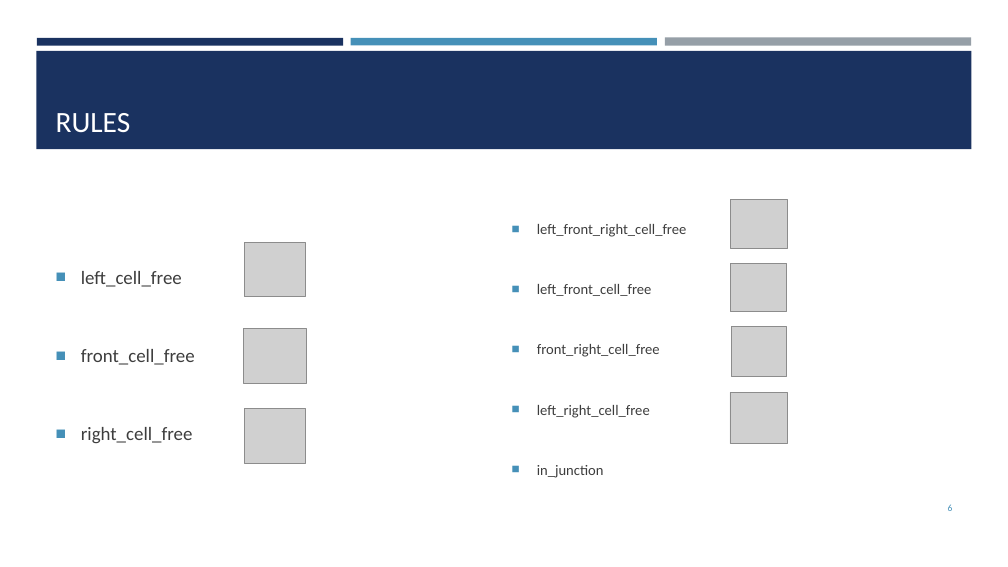
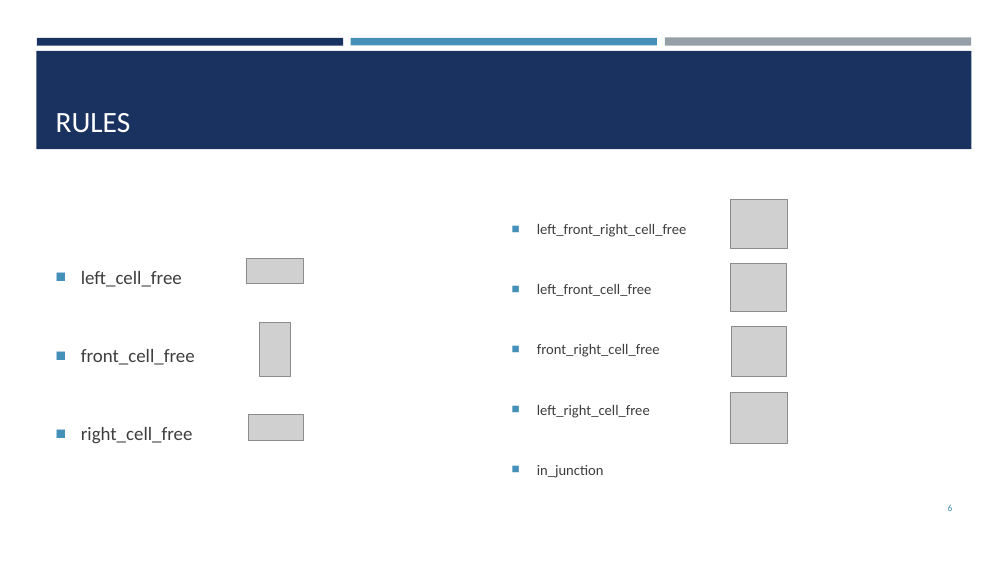
Before and after one commit to agaitanis/msc_ias, a slide deck: slide 6 of presentation.pptx. Drawn at 1008x567 pixels with LibreOffice and Linux fonts; fonts in the diff are those of the drawing; grey boxes stand for pictures. Boxes give left, top, right and bottom in pixels: in the first picture for what was removed or moved away, otherwise in the second. Text is boxed around its words. In the diff, an @@ line names an element or a change of style, - is before the commit and + after.

```diff
--- a/presentation.pptx
+++ b/presentation.pptx
@@ picture removed at <box>244,242,306,296</box> @@
@@ picture added at <box>246,259,303,284</box> @@
@@ picture removed at <box>243,329,306,383</box> @@
@@ picture added at <box>260,322,291,377</box> @@
@@ picture removed at <box>244,409,306,464</box> @@
@@ picture added at <box>249,415,303,441</box> @@
```
Also in this commit, not shown: 2 other files.
